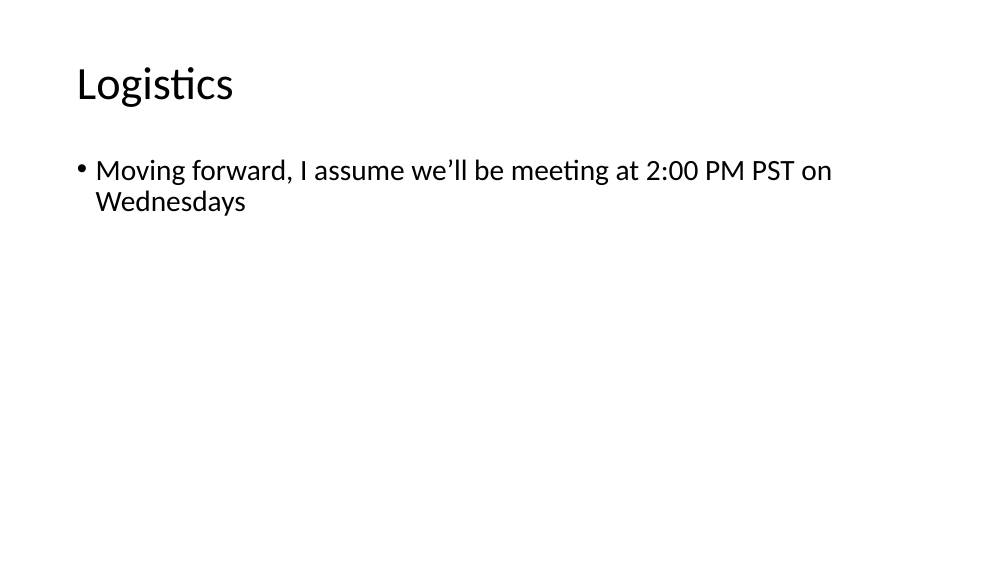
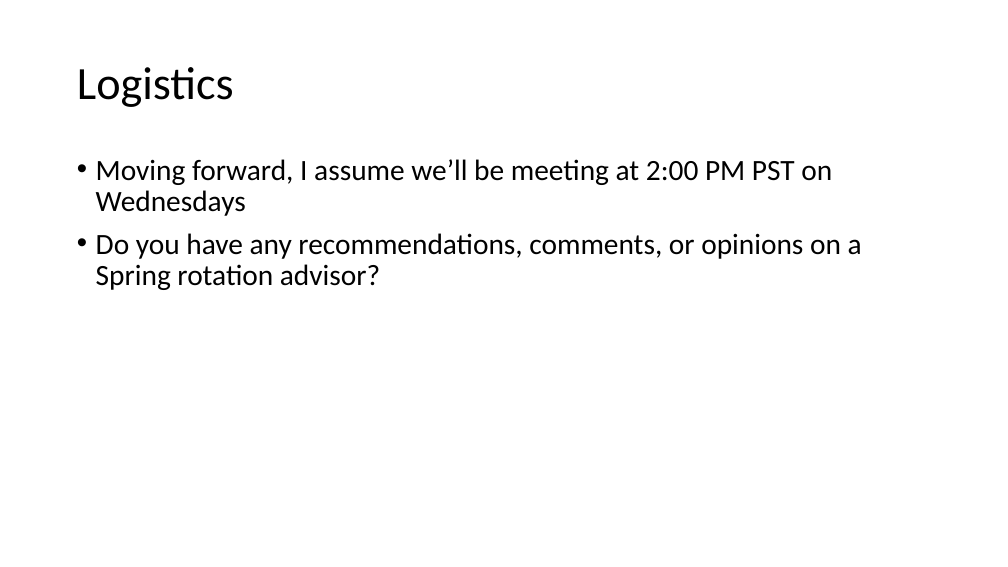
Before and after one commit to jon-mah/demo_for_ccgb, a slide deck: slide 2 of Summary/20210209_demo_for_ccgb_rotation_update.pptx. Drawn at 1008x567 pixels with LibreOffice and Linux fonts; fonts in the diff are those of the drawing. Boxes give left, top, right and bottom in pixels: in the first picture for what was removed or moved away, otherwise in the second. Text is boxed around its words. In the diff, an @@ line names an element or a change of style, - is before the commit and + after.

Commit message:
slides for rotation.

```diff
--- a/Summary/20210209_demo_for_ccgb_rotation_update.pptx
+++ b/Summary/20210209_demo_for_ccgb_rotation_update.pptx
@@ text at (x1=96, y1=233, x2=862, y2=290): paragraph added @@
+• Do you have any recommendations, comments, or opinions on a
+  Spring rotation advisor?
```
Also in this commit, not shown: 3 slides added, 7 other files.
